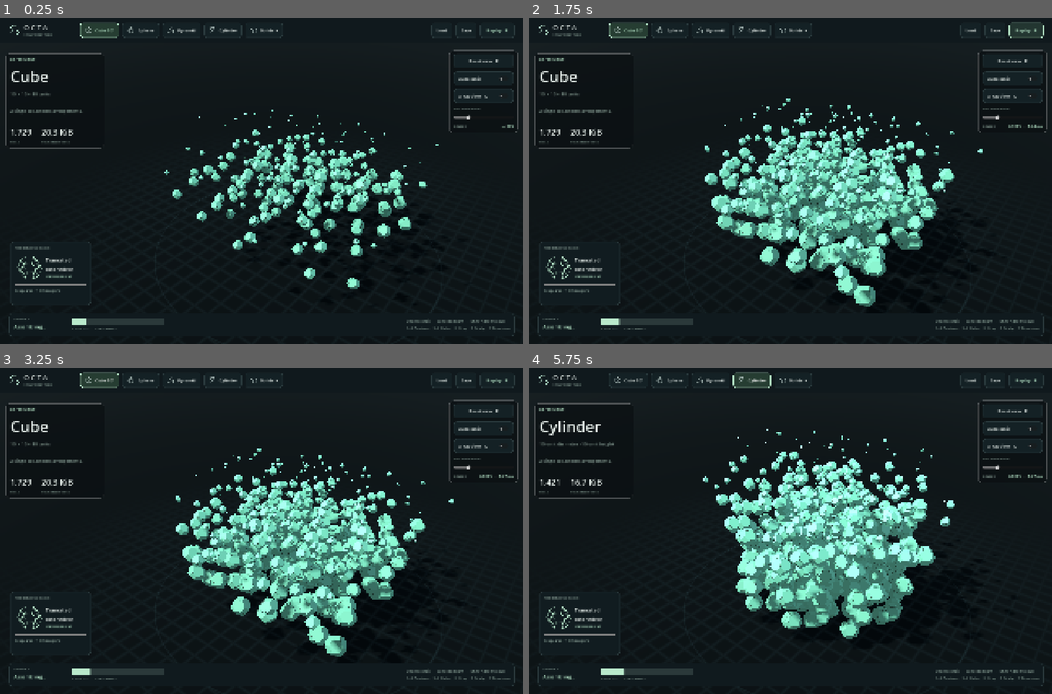
Above: before the commit, frames 1-4 (two rows, left to right).
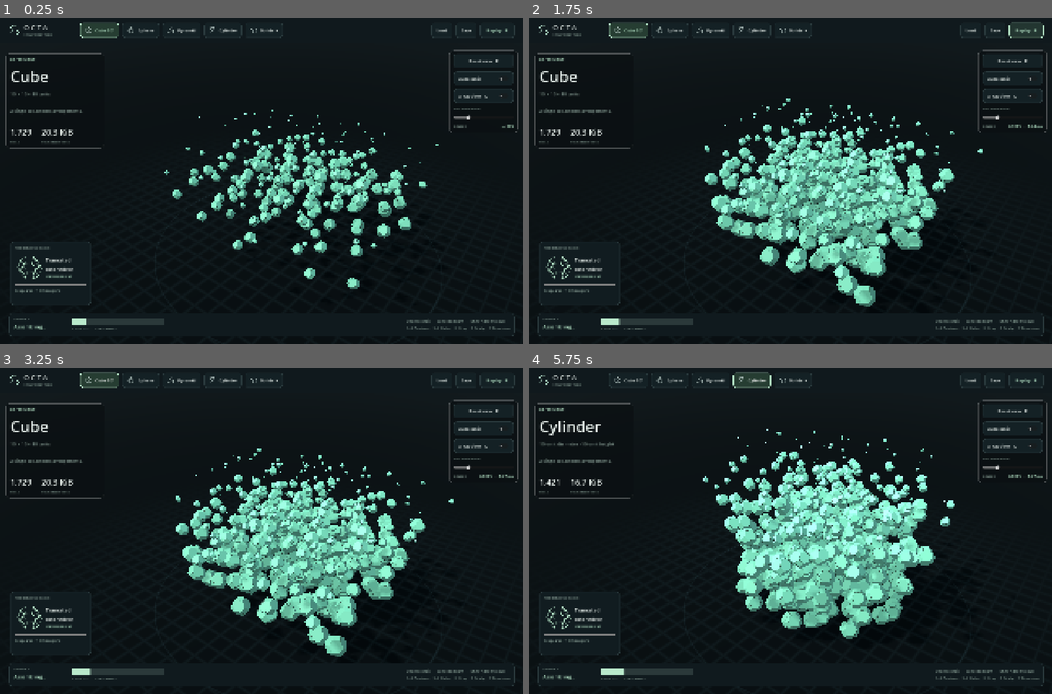
Above: after the commit, the same moments.

Repository: makevoid/godocta
Game: Godot game, scene res://scenes/main.tscn
Same seed, same stepped clock (60 frames per second), same inputs: the game is played once before the commit and once after it.
Inputs:
- Up to frame 1 (0.25 s): no input
- Up to frame 2 (1.75 s): click "Replay R" at 0.5 s; click "Replay R" at 1.25 s
- Up to frame 3 (3.25 s): click "Replay R" at 2 s; click "Cube 10³" at 2.75 s
- Up to frame 4 (5.75 s): click "Sphere" at 3.5 s; click "Pyramid" at 4.25 s; click "Cylinder" at 5 s

The runs differ from the first frame. In frame 1, 0.2% of the frame differs, in the area x 43-77%, y 36-67%; in frame 2, 1.8%; in frame 3, 1.8%; in frame 4, 2.9%, in the area x 38-76%, y 30-80%.

Commit message:
add docs - fix light

Diff:
--- a/scripts/data/octa_structure_builder.gd
+++ b/scripts/data/octa_structure_builder.gd
@@ -1,6 +1,6 @@
 class_name OctaStructureBuilder
 extends RefCounted
-## Mutable authoring helper. Its temporary lookup is discarded after build().
+## Mutable authoring helper. Release the builder after build() to discard its lookup.
 ## Use OctaStructure for storage and rendering.
 
 var _occupied: Dictionary = {}
--- a/scripts/rendering/studio_environment.gd
+++ b/scripts/rendering/studio_environment.gd
@@ -37,7 +37,7 @@
 	add_child(_fill)
 	_ground_mesh = MeshInstance3D.new()
 	var plane := PlaneMesh.new()
-	plane.size = Vector2(4000, 4000)
+	plane.size = Vector2(40000, 40000) # Its edge sits just under the true horizon.
 	_ground_mesh.mesh = plane
 	_ground = ShaderMaterial.new()
 	_ground.shader = preload("res://shaders/ground.gdshader")
@@ -66,6 +66,7 @@
 	_sky.set_shader_parameter("silhouette_seed", t.get("silhouette_seed", 0.0))
 	_sky.set_shader_parameter("haze", t.get("haze", 0.4))
 	_sky.set_shader_parameter("stars", t.get("stars", 0.0))
+	_sky.set_shader_parameter("city_lights", t.get("city_lights", 0.0))
 	_ground.set_shader_parameter("ground_color", t.ground)
 	_ground.set_shader_parameter("far_color", t.below)
 	_ground.set_shader_parameter("grid_strength", t.get("grid", 0.0))
@@ -75,6 +76,8 @@
 	_ground_mesh.position.y = t.get("water_level", 0.0)
 	_key.light_color = t.sun
 	_key.light_energy = t.sun_energy
+	_key.shadow_opacity = t.get("shadow_opacity", 1.0)
+	_key.shadow_blur = t.get("shadow_blur", 1.0)
 	_key.rotation_degrees = Vector3(-t.elevation, t.azimuth, 0)
 	_fill.light_color = t.fill
 	_fill.light_energy = t.fill_energy
--- a/scripts/rendering/world_theme.gd
+++ b/scripts/rendering/world_theme.gd
@@ -10,61 +10,60 @@
 	var key := title.to_snake_case()
 	return key if themes().has(key) else STUDIO
 
+## Shared by every world: around 5–6 pm under thin cloud. A low, veiled warm sun with
+## soft, light shadows, and a bright warm ambient so faces stay evenly lit.
+const LATE_AFTERNOON := {
+	"glow": Color("ffb36e"), "glow_strength": 0.55, "sun_size": 0.045, "sun_strength": 1.1,
+	"clouds": 0.72, "cloud_color": Color("e9d8c9"), "cloud_scale": 1.0,
+	"sun": Color("ffcf9e"), "sun_energy": 0.55, "elevation": 24.0,
+	"shadow_opacity": 0.5, "shadow_blur": 2.5,
+	"fill": Color("d7cdd0"), "fill_energy": 0.35,
+	"ambient": Color("f3dfc8"), "ambient_energy": 0.95,
+}
+
+static func _late_afternoon(world: Dictionary) -> Dictionary:
+	var theme := LATE_AFTERNOON.duplicate()
+	theme.merge(world, true)
+	return theme
+
 static func themes() -> Dictionary:
 	return {
 		STUDIO: {
 			"zenith": Color("0a0e11"), "horizon": Color("111a1f"), "below": Color("0a0e11"),
 			"ground": Color("0a0e11"), "grid": 1.0, "lit": 0.3,
-			"sun": Color("e7f4e9"), "sun_energy": 1.0, "elevation": 48.0, "azimuth": -35.0,
-			"fill": Color("8cbdcd"), "fill_energy": 0.45, "ambient": Color("b0ced7"), "ambient_energy": 0.55,
+			"sun": Color("e7f4e9"), "sun_energy": 0.75, "elevation": 48.0, "azimuth": -35.0,
+			"shadow_opacity": 0.6, "shadow_blur": 2.0,
+			"fill": Color("8cbdcd"), "fill_energy": 0.35, "ambient": Color("b8ced6"), "ambient_energy": 0.62,
 		},
-		# A clear midday over meadows and low green hills.
-		"castle": {
-			"zenith": Color("3a70b4"), "horizon": Color("bed6e4"), "below": Color("a7bfae"),
-			"glow": Color("fff1d2"), "glow_strength": 0.3, "sun_size": 0.025, "sun_strength": 5.0,
-			"clouds": 0.5, "cloud_color": Color("ffffff"), "cloud_scale": 1.0,
-			"silhouette": Color("6d8c7b"), "silhouette_height": 0.05, "silhouette_seed": 3.0, "haze": 0.45,
-			"ground": Color("44582f"), "mottle": 0.3,
-			"sun": Color("fff3df"), "sun_energy": 1.05, "elevation": 50.0, "azimuth": -35.0,
-			"fill": Color("9cc4e0"), "fill_energy": 0.4, "ambient": Color("c4d8e8"), "ambient_energy": 0.5,
-		},
-		# Misty dawn: a low sun behind blue mountain ranges.
-		"medieval_tower": {
-			"zenith": Color("48608f"), "horizon": Color("efc39b"), "below": Color("b4a69a"),
-			"glow": Color("ffad6b"), "glow_strength": 0.85, "sun_size": 0.035, "sun_strength": 4.0,
-			"clouds": 0.32, "cloud_color": Color("f6cfbf"), "cloud_scale": 0.8,
-			"silhouette": Color("5b6687"), "silhouette_height": 0.13, "silhouette_seed": 11.0, "haze": 0.55,
-			"ground": Color("3f5236"), "mottle": 0.35,
-			"sun": Color("ffd2a3"), "sun_energy": 0.95, "elevation": 16.0, "azimuth": -20.0,
-			"fill": Color("8196c8"), "fill_energy": 0.45, "ambient": Color("bcc0d8"), "ambient_energy": 0.55,
-		},
-		# Mediterranean golden hour over dry earth and olive hills.
-		"arena": {
-			"zenith": Color("2f69a6"), "horizon": Color("ecd6b0"), "below": Color("bfb194"),
-			"glow": Color("ffc078"), "glow_strength": 0.7, "sun_size": 0.03, "sun_strength": 4.5,
-			"clouds": 0.2, "cloud_color": Color("fff0da"), "cloud_scale": 1.2,
-			"silhouette": Color("8c8a68"), "silhouette_height": 0.045, "silhouette_seed": 7.0, "haze": 0.5,
-			"ground": Color("6b6248"), "mottle": 0.25,
-			"sun": Color("ffdaa8"), "sun_energy": 1.0, "elevation": 26.0, "azimuth": -50.0,
-			"fill": Color("8fb2d6"), "fill_energy": 0.4, "ambient": Color("d6c9b4"), "ambient_energy": 0.5,
-		},
-		# Open ocean under fair-weather clouds; the hull sits in the water.
-		"cruise_ship": {
-			"zenith": Color("2864ab"), "horizon": Color("cfe5f1"), "below": Color("9fc2d8"),
-			"glow": Color("ffffff"), "glow_strength": 0.3, "sun_size": 0.025, "sun_strength": 5.0,
-			"clouds": 0.45, "cloud_color": Color("ffffff"), "cloud_scale": 1.3,
-			"ground": Color("1a4363"), "water": 1.0, "water_level": 1.6,
-			"sun": Color("fff6e6"), "sun_energy": 1.05, "elevation": 42.0, "azimuth": -40.0,
-			"fill": Color("9cc8e8"), "fill_energy": 0.45, "ambient": Color("bcd8ea"), "ambient_energy": 0.55,
-		},
-		# Blue hour over the harbor: a setting sun, first stars and a distant skyline.
-		"manhattan": {
-			"zenith": Color("111a37"), "horizon": Color("e58a5c"), "below": Color("2b3450"),
-			"glow": Color("ff9a5c"), "glow_strength": 1.0, "sun_size": 0.03, "sun_strength": 3.5,
-			"clouds": 0.25, "cloud_color": Color("c78b7f"), "cloud_scale": 1.1, "stars": 0.55,
-			"silhouette": Color("1b2135"), "silhouette_height": 0.03, "silhouette_city": 1.0, "silhouette_seed": 5.0, "haze": 0.25,
-			"ground": Color("17273b"), "water": 1.0, "water_level": 0.25,
-			"sun": Color("ffb98f"), "sun_energy": 0.9, "elevation": 18.0, "azimuth": -60.0,
-			"fill": Color("6f82c0"), "fill_energy": 0.5, "ambient": Color("8f9cc8"), "ambient_energy": 0.6,
-		},
+		# Meadows and low green hills.
+		"castle": _late_afternoon({
+			"zenith": Color("6f86a6"), "horizon": Color("e8d4bd"), "below": Color("b3b39a"),
+			"silhouette": Color("7c8a74"), "silhouette_height": 0.05, "silhouette_seed": 3.0, "haze": 0.5,
+			"ground": Color("44582f"), "mottle": 0.3, "azimuth": -35.0,
+		}),
+		# Blue-grey mountain ranges in the haze.
+		"medieval_tower": _late_afternoon({
+			"zenith": Color("68789e"), "horizon": Color("ecc9a8"), "below": Color("b8aa9c"),
+			"silhouette": Color("6c7390"), "silhouette_height": 0.13, "silhouette_seed": 11.0, "haze": 0.55,
+			"ground": Color("475a3a"), "mottle": 0.35, "azimuth": -20.0,
+		}),
+		# Mediterranean dry earth and olive hills.
+		"arena": _late_afternoon({
+			"zenith": Color("6c84a8"), "horizon": Color("ecd3b2"), "below": Color("c0b296"),
+			"silhouette": Color("8f8a6c"), "silhouette_height": 0.045, "silhouette_seed": 7.0, "haze": 0.5,
+			"ground": Color("6e6449"), "mottle": 0.25, "azimuth": -50.0,
+		}),
+		# Open ocean; the hull sits in the water.
+		"cruise_ship": _late_afternoon({
+			"zenith": Color("5f80aa"), "horizon": Color("e6d6c6"), "below": Color("a9bccb"),
+			"cloud_scale": 1.3,
+			"ground": Color("1d4a62"), "water": 1.0, "water_level": 1.6, "azimuth": -40.0,
+		}),
+		# The harbor with a hazy skyline; a few windows already lit.
+		"manhattan": _late_afternoon({
+			"zenith": Color("5d6d93"), "horizon": Color("eabf9a"), "below": Color("8c93a3"),
+			"cloud_color": Color("dcc6bb"), "city_lights": 0.3,
+			"silhouette": Color("59607a"), "silhouette_height": 0.03, "silhouette_city": 1.0, "silhouette_seed": 5.0, "haze": 0.35,
+			"ground": Color("1f3d4f"), "water": 1.0, "water_level": 0.25, "azimuth": -60.0,
+		}),
 	}
--- a/shaders/ground.gdshader
+++ b/shaders/ground.gdshader
@@ -41,8 +41,8 @@
 	float far = smoothstep(far_start, far_end, length(p));
 	ALBEDO = near * lit * (1.0 - far);
 	EMISSION = near * (1.0 - lit) * (1.0 - far) + far_color.rgb * far;
-	ROUGHNESS = mix(0.95, 0.12, water);
-	SPECULAR = mix(0.25, 0.7, water);
+	ROUGHNESS = mix(0.95, 0.3, water);
+	SPECULAR = mix(0.25, 0.45, water);
 	if (water > 0.0) {
 		// Small static ripples so the sun and sky catch the surface.
 		// Low frequency only: fine ripples alias into grain at a distance.
--- a/shaders/sky.gdshader
+++ b/shaders/sky.gdshader
@@ -20,6 +20,7 @@
 uniform float silhouette_seed = 0.0;
 uniform float haze = 0.4; // How much the silhouette fades into the horizon.
 uniform float stars = 0.0;
+uniform float city_lights = 0.0; // Lit windows in a skyline silhouette.
 
 float hash(vec2 p) {
 	return fract(sin(dot(p, vec2(127.1, 311.7))) * 43758.5453);
@@ -86,20 +87,22 @@
 	if (y < 0.0) {
 		color = mix(horizon_color.rgb, below_color.rgb, smoothstep(0.0, 0.04, -y));
 	}
-	// Distant hills or skyline, fading into the haze at their base.
-	// Below the horizon the ground plane normally covers the sky; its far edge fades to
-	// below_color, so silhouettes stand only above the horizon.
-	if (silhouette_height > 0.0 && y >= 0.0) {
+	// Distant hills or skyline, fading into the haze at their base. They continue a hair
+	// below the horizon so they meet the far edge of the ground plane without a gap.
+	if (silhouette_height > 0.0 && y > -0.012) {
 		float top = ridge(dir) * silhouette_height;
-		if (y < top) {
+		if (y < top && top > 0.001) {
 			float depth = clamp(y / max(top, 0.0001), 0.0, 1.0);
-			vec3 land = mix(mix(below_color.rgb, horizon_color.rgb, haze), silhouette_color.rgb, 0.45 + 0.55 * depth);
-			if (silhouette_city > 0.5) {
+			// Hills dissolve into the haze at their base; skylines keep a firmer edge.
+			vec3 mist = mix(below_color.rgb, horizon_color.rgb, haze);
+			float solid = silhouette_city > 0.5 ? 0.45 + 0.55 * depth : smoothstep(0.0, 0.6, depth);
+			vec3 land = mix(mist, silhouette_color.rgb, solid);
+			if (silhouette_city > 0.5 && y > 0.0) {
 				// A few lit windows.
 				vec2 window = floor(vec2(atan(dir.x, dir.z) * 900.0, y * 900.0));
-				land += vec3(1.0, 0.78, 0.45) * step(0.975, hash(window)) * 0.6 * stars;
+				land += vec3(1.0, 0.78, 0.45) * step(0.975, hash(window)) * 0.6 * city_lights;
 			}
-			color = land;
+			color = mix(land, below_color.rgb, smoothstep(0.0, 0.012, -y));
 		}
 	}
 	COLOR = color;
Not shown, added: AGENTS.md
Not shown, added: CLAUDE.md
Not shown, changed: README.md
Not shown, added: docs/architecture.md
Not shown, added: docs/development.md
Not shown, changed: docs/octa-format.md
Not shown, added: gen/README.md
Not shown, changed: gen/kit/city.go
Not shown, changed: gen/kit/medieval.go
Not shown, changed: gen/octa/geom.go
Not shown, changed: gen/octa/grid.go
Not shown, changed: gen/octa/lattice.go
